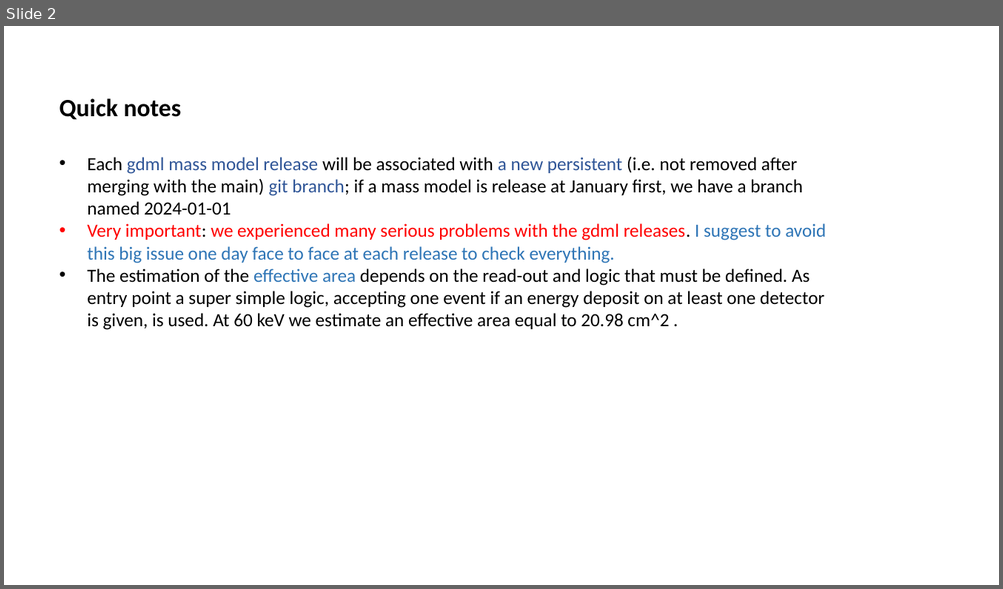
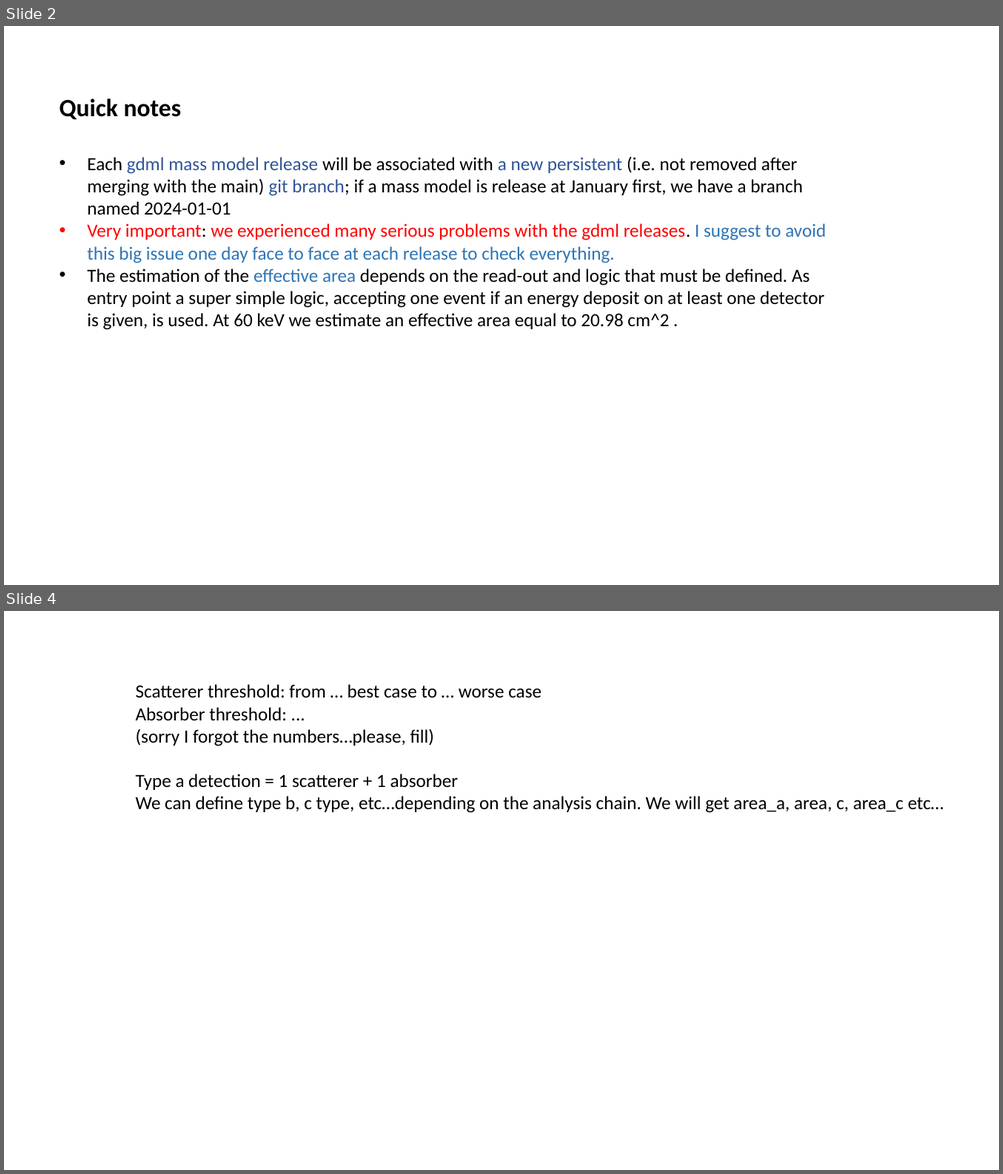
Before and after one commit to giovixo/g4cusp, a slide deck: reports/2024-01-10/cusp_geant4_status_2024-01-10.pptx. Shown one above the other, each under a label of ours: slide 2 before the commit, slides 2 and 4 after it; the slides between them are not shown. The pictures are 1003x589 and 1003x1174 pixels, drawn with LibreOffice and Linux fonts; fonts in the diff are those of the drawing. Boxes give left, top, right and bottom in pixels: in the first picture for what was removed or moved away, otherwise in the second. Text is boxed around its words. In the diff, an @@ line names an element or a change of style, - is before the commit and + after.

Commit message:
report updated with the effective area evaluation

```diff
--- a/reports/2024-01-10/cusp_geant4_status_2024-01-10.pptx
+++ b/reports/2024-01-10/cusp_geant4_status_2024-01-10.pptx
@@ slide 4 added at (4,611,999,1170), background #FFFFFF @@
@@ text added at (136,684,944,813), 18 pt, text #000000 @@
+Scatterer threshold: from … best case to … worse case
+Absorber threshold: ...
+(sorry I forgot the numbers…please, fill)
+Type a detection = 1 scatterer + 1 absorber
+We can define type b, c type, etc…depending on the analysis chain. We will get area_a, area, c, area_c etc…
```
Also in this commit, not shown: 1 other slide added, 1 other file.
